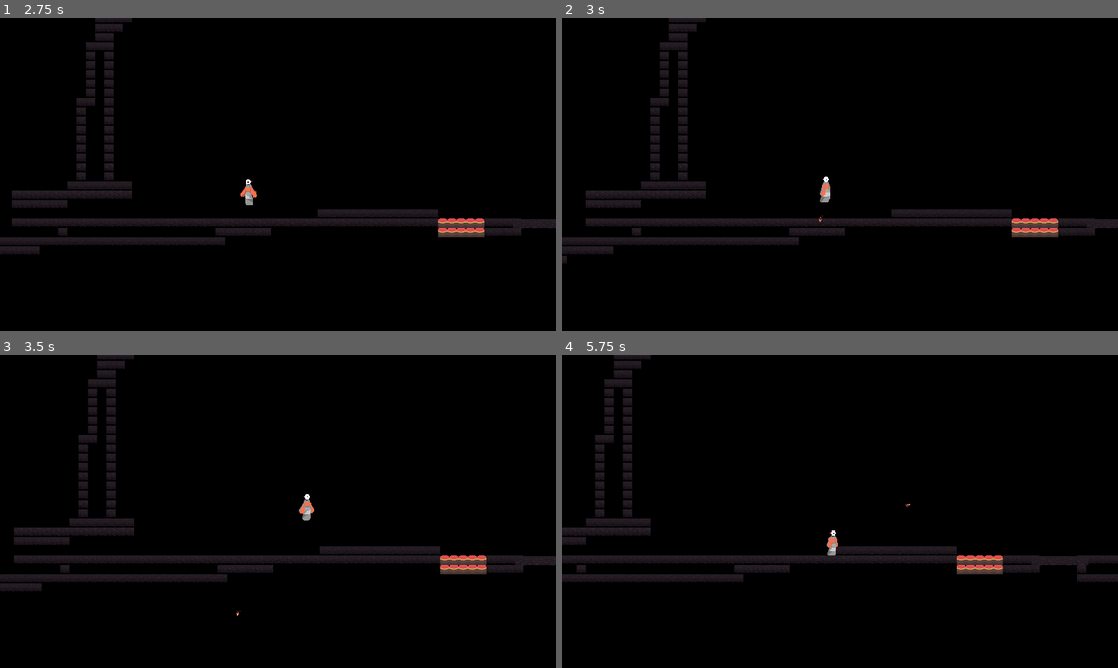
Above: before the commit, frames 1-4 (two rows, left to right).
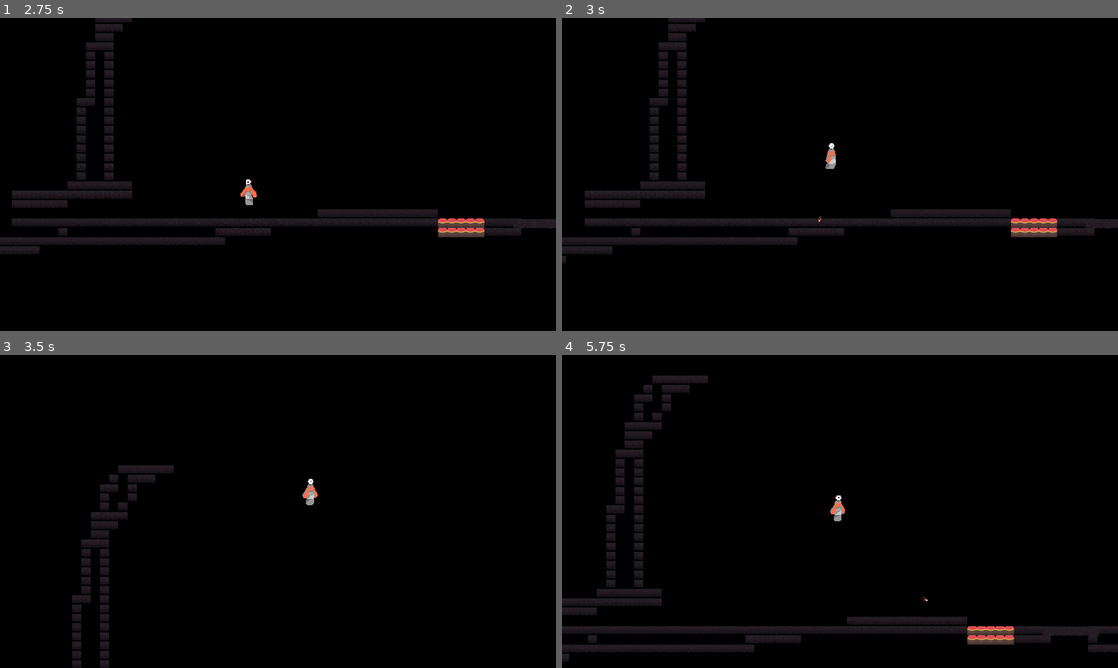
Above: after the commit, the same moments.

Repository: unsaltedkale/Quilt
Game: Godot game, scene res://Alex's Folder/tscns/levels/tutorial_1.tscn
The game is run twice, just before and just after one commit, with the same random seed, the same clock (stepped at 60 frames per second) and the same inputs. This scene is started directly instead of the project's main scene. The engine's default icon, where the game draws it, is replaced by a stand-in: a white triangle on a blue panel in a dark square. Sound files missing from this copy of the repository are replaced by a short silence.
Inputs (mouse positions are in pixels of both pictures, inside the frame that each line leads up to):
- Up to frame 1 (2.75 s): tap Enter at 0.5 s; move the mouse to (400, 158) at 0.52 s; hold Space (jump) 0.53-1.28 s; hold D (move_right) 0.53-2.03 s; tap S (crouch) at 0.6, 1.55, 2.1 s; click (400, 158) at 0.67 s; move the mouse to (166, 190) at 1.27 s; tap Space (jump) at 1.35, 1.52, 1.82 s; move the mouse to (333, 105) at 2.02 s; hold A (move_left) from 2.03 s (still down); hold Space (jump) from 2.03 s (still down)
- Up to frame 2 (3 s): move the mouse to (812, 237) at 2.77 s; release A (move_left) at 2.78 s; release Space (jump) at 2.78 s; hold D (move_right) from 2.78 s (still down); click (812, 237) at 2.85 s
- Up to frame 3 (3.5 s): keep holding D (move_right); tap Space (jump) at 3.02, 3.32 s; tap S (crouch) at 3.05 s
- Up to frame 4 (5.75 s): move the mouse to (1006, 558) at 3.52 s; hold E (interact) 3.53-4.28 s; tap Space (jump) at 3.77, 3.8, 4.07, 4.52, 4.82 s; move the mouse to (673, 464) at 4.27 s; release D (move_right) at 4.28 s; hold A (move_left) 4.28-5.03 s; tap S (crouch) at 4.35 s; move the mouse to (867, 511) at 5.02 s; hold D (move_right) from 5.03 s (still down); hold Space (jump) from 5.03 s (still down); click (867, 511) at 5.17 s

Frame 1 is identical in both runs. In frame 2, 0.5% of the frame differs, in the area x 0-96%, y 0-79%; in frame 3, 8.2%; in frame 4, 13%, in the area x 0-100%, y 0-98%.

Commit message:
added cayote time and jump buffer

Diff:
--- a/Emily WIP/Scenes/player.tscn
+++ b/Emily WIP/Scenes/player.tscn
@@ -46,6 +46,10 @@
 radius = 5.75
 height = 44.0
 
+[sub_resource type="CapsuleShape2D" id="CapsuleShape2D_8lyhf"]
+radius = 5.75
+height = 20.0
+
 [sub_resource type="CapsuleShape2D" id="CapsuleShape2D_wjwd1"]
 radius = 6.25
 
@@ -1554,10 +1558,16 @@
 position = Vector2(0.75, 0.75)
 shape = SubResource("CapsuleShape2D_iemgc")
 
+[node name="QuiltCrouch" type="CollisionShape2D" parent="." unique_id=2076445300]
+position = Vector2(0.75, 12.75)
+shape = SubResource("CapsuleShape2D_8lyhf")
+disabled = true
+
 [node name="PhloCollider" type="CollisionShape2D" parent="." unique_id=357307041]
 position = Vector2(-0.25, 0.5)
 scale = Vector2(0.92, 0.88)
 shape = SubResource("CapsuleShape2D_wjwd1")
+disabled = true
 
 [node name="AnimatedSprite2D" type="AnimatedSprite2D" parent="." unique_id=725135239]
 material = SubResource("ShaderMaterial_1nwdr")
--- a/Emily WIP/Scripts/fall.gd
+++ b/Emily WIP/Scripts/fall.gd
@@ -1,9 +1,18 @@
 extends State
 
 var fall_timer: float = 0.0
+var time_since_last_jump_press: float = -5000
+
+var walking_last_state: bool = false
 
 signal has_landed()
 func Enter(previous_state: State):
+	time_since_last_jump_press = -5000000000000000
+	if previous_state.state_name == "walk":
+		walking_last_state = true
+	else:
+		walking_last_state = false
+
 	# TODO
 	# CAYOTE TIMER ADDING SOON
 	# ADDED PREVIOUS STATE SO TAHT COULD CHECK IF WAS WALKING BEFORE
@@ -15,6 +24,7 @@
 
 func Update(_delta):
 	fall_timer += _delta
+
 	if player.velocity.y <0:
 		if player.is_phlo:
 			an.play("phlo_jump")
@@ -47,6 +57,13 @@
 			an.play("land")
 
 func Physics_Update(_delta):
+	if Input.is_action_just_pressed("jump"):
+		time_since_last_jump_press = fall_timer
+
+	if walking_last_state:
+		if PLAYER_DATA.cayote_time >= fall_timer and Input.is_action_just_pressed("jump"):
+			Transition.emit(self, "jump")
+			walking_last_state = false
 	if player.velocity.y <= PLAYER_DATA.max_fall_vel:
 		player.velocity.y += PLAYER_DATA.grav_accel * _delta
 	else:
@@ -58,6 +75,10 @@
 		player.velocity.x = 0
 		land()
 		_on_animation_finished()
+
+		if fall_timer - time_since_last_jump_press <= PLAYER_DATA.jump_buffer_time:
+			Transition.emit(self, "jump")
+
 		Transition.emit(self, "idle")
 		has_landed.emit() #signal to play landing sfx
 		if not player.is_phlo:
--- a/Emily WIP/Scripts/jump.gd
+++ b/Emily WIP/Scripts/jump.gd
@@ -5,12 +5,11 @@
 signal jump_sound()
 
 func quilt_jump():
-	if player.is_on_floor():
-		player.velocity.y = PLAYER_DATA.jump_vel
-		if player.is_phlo:
-			an.play("phlo_jump")
-		else:
-			an.play("jump")
+	player.velocity.y = PLAYER_DATA.jump_vel
+	if player.is_phlo:
+		an.play("phlo_jump")
+	else:
+		an.play("jump")
 
 func Enter(previous_state: State):
 	_recoil_recharge_check()
--- a/Emily WIP/Scripts/player.gd
+++ b/Emily WIP/Scripts/player.gd
@@ -1,6 +1,11 @@
 extends CharacterBody2D
 
 class_name Player
+
+
+@onready var quilt_collider: CollisionShape2D = $QuiltCollider
+@onready var quilt_crouch: CollisionShape2D = $QuiltCrouch
+
 
 @export var is_phlo: bool = false
 var collected_objects: int
--- a/Emily WIP/Scripts/player/player_res_script.gd
+++ b/Emily WIP/Scripts/player/player_res_script.gd
@@ -2,7 +2,11 @@
 
 @export_category("BASE MOVMENT")
 @export var walk_speed: float
+
+@export_category("JUMPING")
 @export var jump_vel: float
+@export var cayote_time: float
+@export var jump_buffer_time: float
 
 @export_category("FALLING")
 @export var max_fall_vel: float
--- a/Emily WIP/Scripts/state_base.gd
+++ b/Emily WIP/Scripts/state_base.gd
@@ -58,11 +58,13 @@
 
 func _crouch_control():
 	if Input.is_action_just_pressed("crouch"):
-		player.scale.y = 4 * 0.5
-		an.scale.y = 2
-		an.position = Vector2(0,-20)
+		player.quilt_crouch.disabled = false
+		player.quilt_collider.disabled = true
+		an.scale.y = 0.7
+		an.position = Vector2(0,6)
 	if Input.is_action_just_released("crouch"):
-		player.scale.y = 4
+		player.quilt_collider.disabled = false
+		player.quilt_crouch.disabled = true
 		an.scale.y = 1
 		an.position = Vector2(0,0)
 	pass
--- a/Resources/player_data.tres
+++ b/Resources/player_data.tres
@@ -6,8 +6,10 @@
 script = ExtResource("1_71fu4")
 walk_speed = 800.0
 jump_vel = -900.0
+cayote_time = 0.15
+jump_buffer_time = 0.1
 max_fall_vel = 1800.0
 grav_accel = 4000.0
-shooting_force = Vector2(1000, 1000)
+shooting_force = Vector2(3000, 3000)
 wall_jump_force = Vector2(60, 100)
 metadata/_custom_type_script = "uid://vi6wpfq66741"
